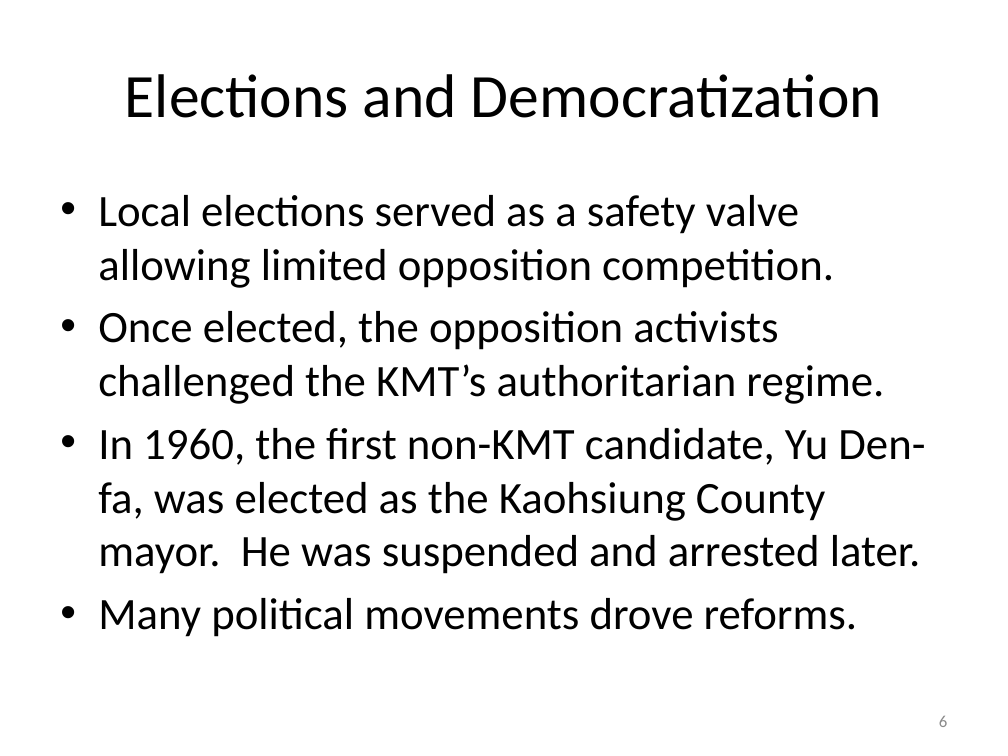
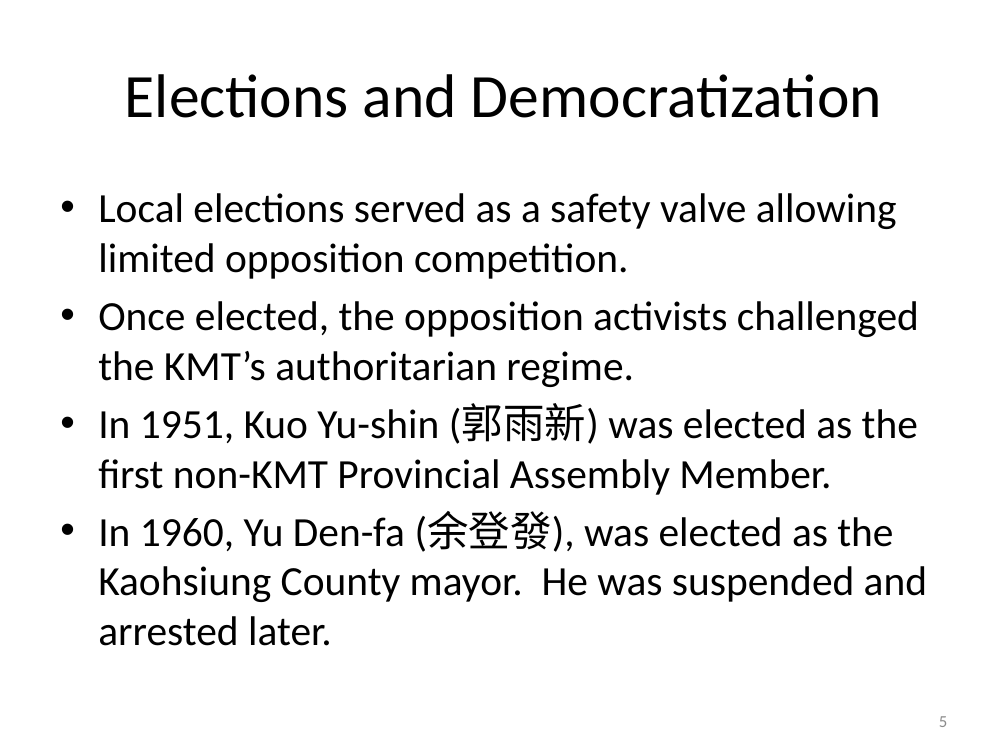
Before and after one commit to TsaiChiahung/ESC, a slide deck: slide 5 of 國發所演講/taiwan_elections_lecture.pptx (slide 6 before the commit). Drawn at 1008x756 pixels with LibreOffice and Linux fonts; fonts in the diff are those of the drawing. Boxes give left, top, right and bottom in pixels: in the first picture for what was removed or moved away, otherwise in the second. Text is boxed around its words. In the diff, an @@ line names an element or a change of style, - is before the commit and + after.

```diff
--- a/國發所演講/taiwan_elections_lecture.pptx
+++ b/國發所演講/taiwan_elections_lecture.pptx
@@ text at (98,193,919,387): size 32 to 29.6 pt in "Local elections served as a safety valve ...", "Once elected, the opposition activists challenged the ..." @@
@@ text at (98,404,927,646): text changed; size 32 to 29.6 pt @@
-• In 1960, the first non-KMT candidate, Yu Den-fa, was elected as the Kaohsiung County mayor. He was suspended and arrested later.
-• Many political movements drove reforms.
+• In 1951, Kuo Yu-shin (郭雨新) was elected as the first non-KMT Provincial Assembly Member.
+• In 1960, Yu Den-fa (余登發), was elected as the Kaohsiung County mayor. He was suspended and arrested later.
@@ page number at (939,716,947,727): text changed @@
-6
+5
```
Also in this commit, not shown: 4 other slides changed, 4 slides added, 4 slides removed, 1 other file.
